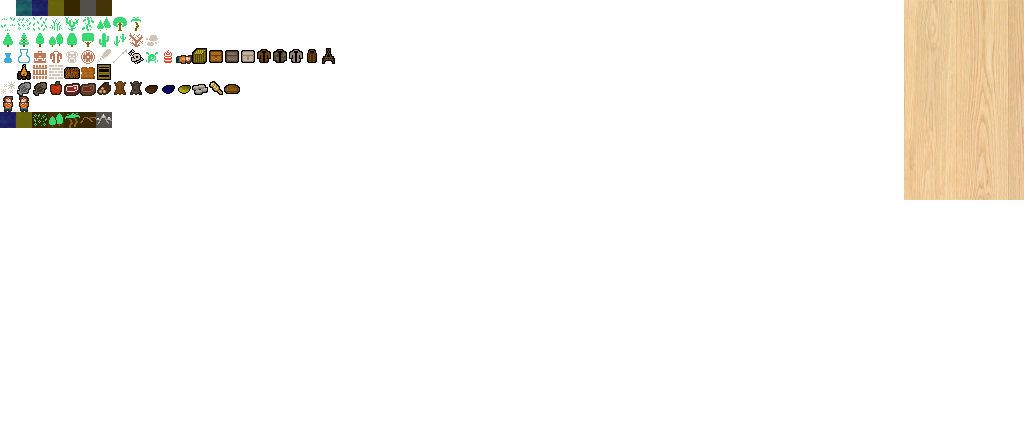
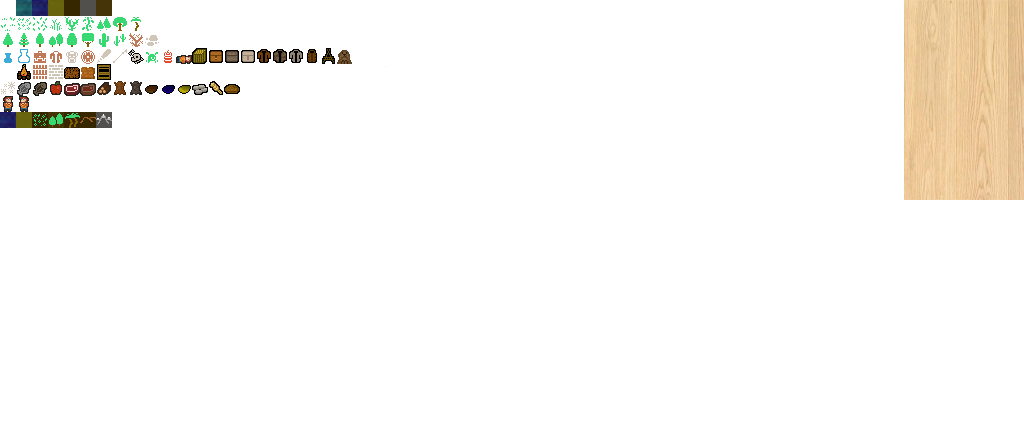
Revision of a layered 1024x428 image; what changed, layer by layer:
painted on "tilesheet.png" over [337, 50, 352, 64]
